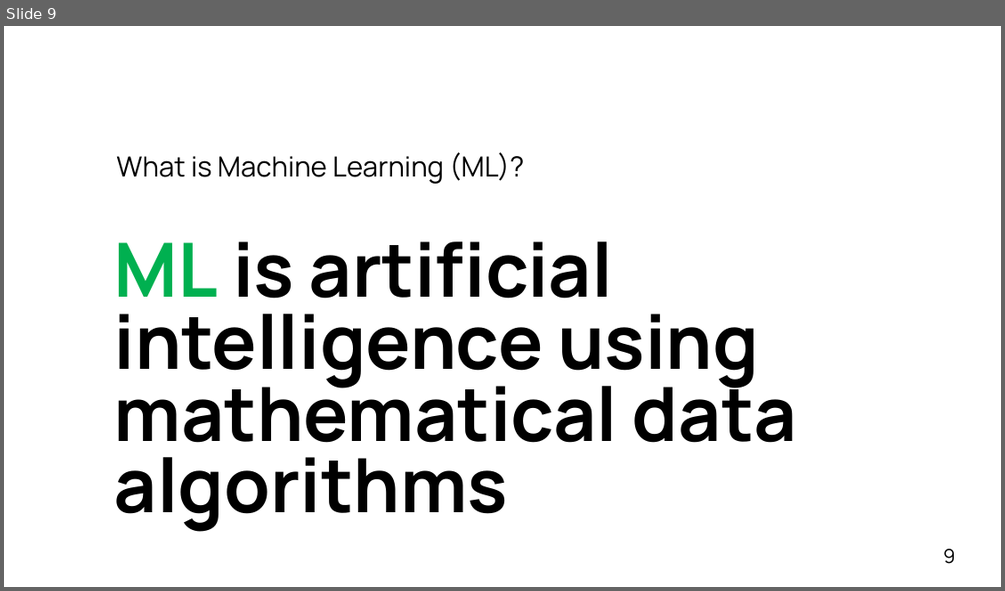
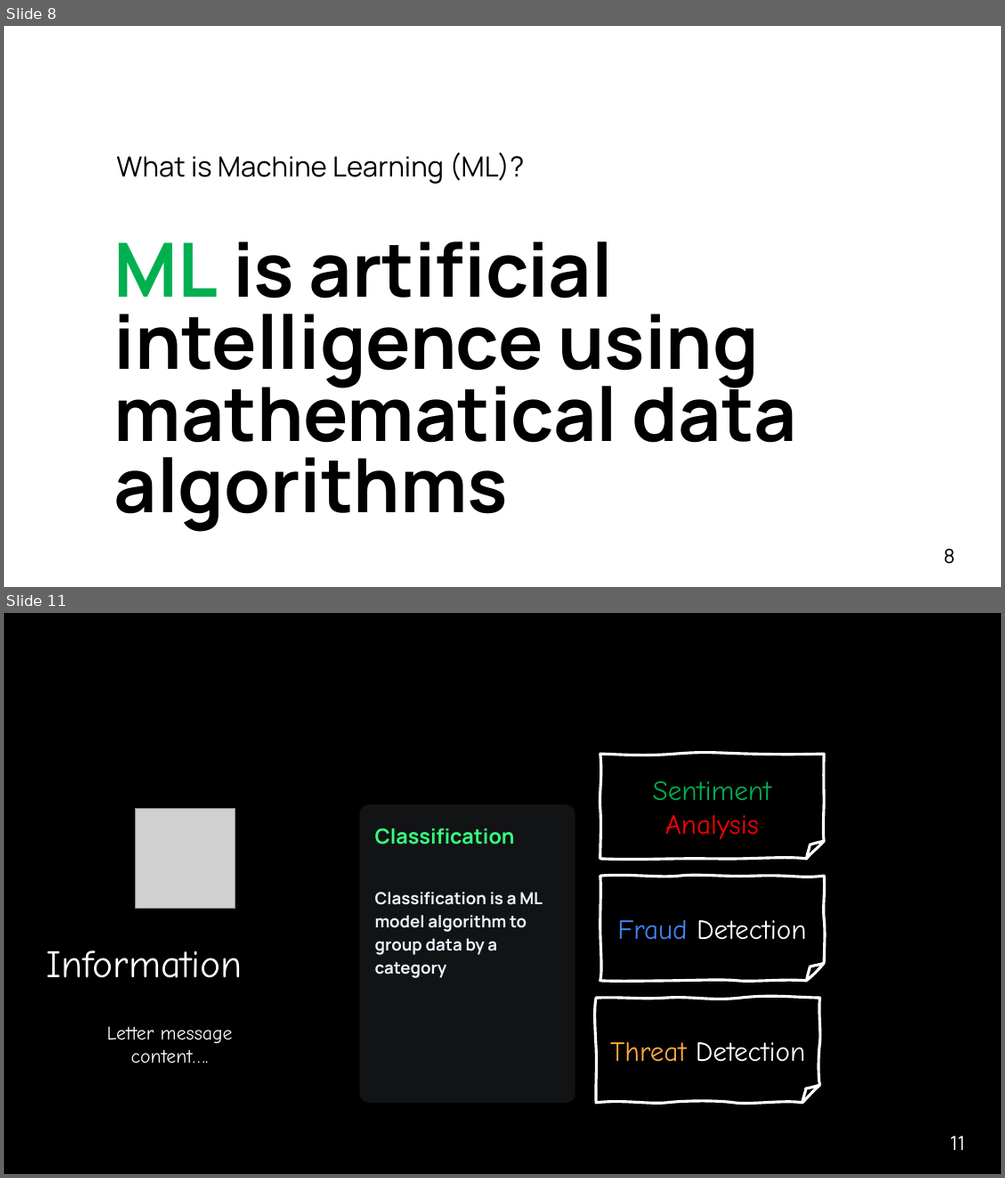
Before and after one commit to ggreen/real-time-AI-ML-event-streaming, a slide deck: docs/conferences/afrotech-realtime-ai-2024.pptx. Shown one above the other, each under a label of ours: slide 9 before the commit, slides 8 and 11 after it; the slides between them are not shown. The pictures are 1005x591 and 1005x1178 pixels, drawn with LibreOffice and Linux fonts; fonts in the diff are those of the drawing; grey boxes stand for pictures; background and template pictures are left out. Boxes give left, top, right and bottom in pixels: in the first picture for what was removed or moved away, otherwise in the second. Text is boxed around its words. In the diff, an @@ line names an element or a change of style, - is before the commit and + after.

```diff
--- a/docs/conferences/afrotech-realtime-ai-2024.pptx
+++ b/docs/conferences/afrotech-realtime-ai-2024.pptx
@@ slide 11 added at <box>4,613,1001,1174</box>, background #000000 @@
@@ freeform shape added at <box>600,754,824,859</box>, fill #000000, outline #FFFFFF 2 pt, 20 pt, text #00B050 @@
+Sentiment Analysis
@@ picture added at <box>136,809,235,908</box> @@
@@ rounded rectangle added at <box>360,804,575,1103</box>, fill #EBF5FF at 8% opacity, 12 pt, text #EAF4FF, bold @@
+Classification
+Classification is a ML model algorithm to group data by a category
@@ freeform shape added at <box>600,876,824,981</box>, fill #000000, outline #FFFFFF 2 pt, 20 pt, text #FFFFFF @@
+Fraud Detection
@@ text added at <box>46,950,243,978</box>, 28 pt, text #FFFFFF @@
+Information
@@ freeform shape added at <box>596,997,819,1103</box>, fill #000000, outline #FFFFFF 2 pt, 20 pt, text #FFFFFF @@
+Threat Detection
@@ text added at <box>107,1026,233,1062</box>, 14 pt, text #FFFFFF @@
+Letter message content….
@@ page number added at <box>950,1135,965,1150</box>, 14 pt, text #FFFFFF @@
+11
@@ what was slide 9 is now slide 8 @@
@@ page number at <box>944,548,955,564</box>: text changed @@
-9
+8
```
Also in this commit, not shown: 1 slide changed, 17 other slides added, 2 slides removed, 10 other files.
